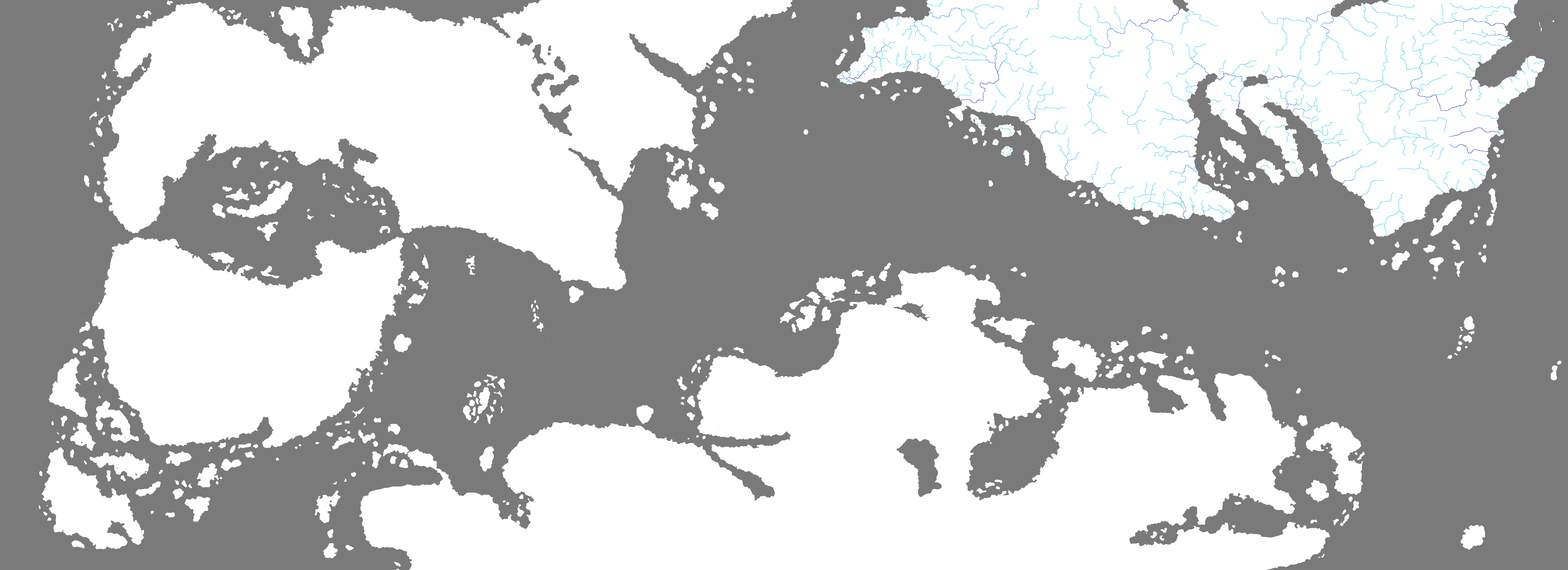
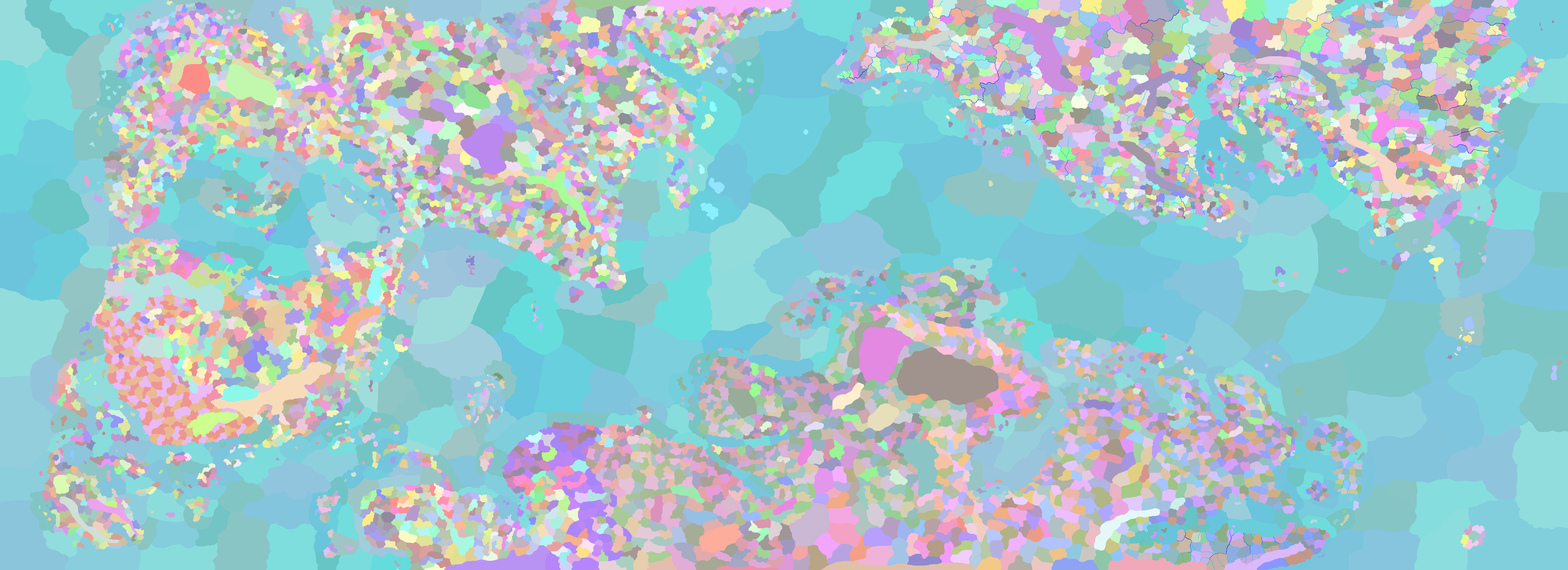
Layer changes from the first 1568px x 570px image to the second:
painted on "River" over [1174, 102, 1362, 570]
"heightmap": opacity 100% → 25%, painted on it over [0, 0, 1568, 570]
showed "nationbordersformindman.png", opacity 59% → 63% over [0, 0, 1568, 570]
